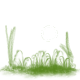
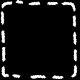
Comparing the layer stacks of the two 80 × 80 images. Changes:
hid "Paint Layer 1" over [0, 0, 80, 80]
added layer "Paint Layer 3" above "Paint Layer 2" over [0, 0, 80, 80]
added layer "Paint Layer 2" over [0, 0, 80, 80]
